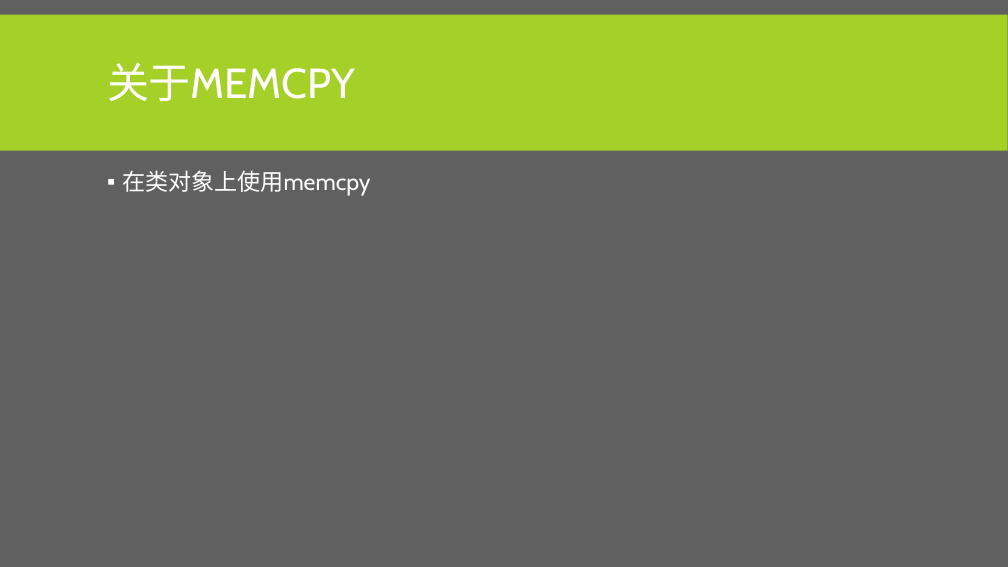
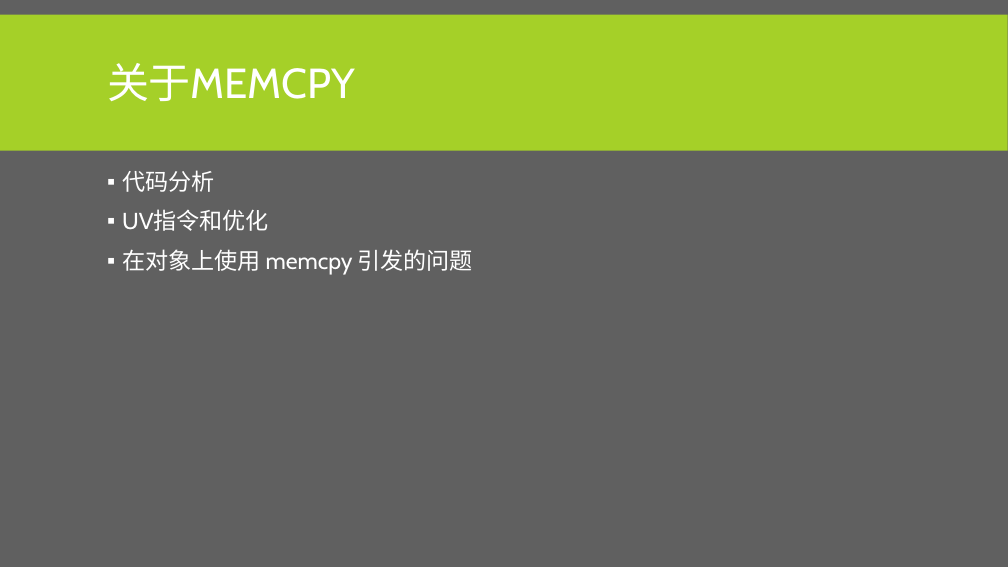
Before and after one commit to albertclass/Lessons, a slide deck: slide 34 of advance c++/courseware.pptx. Drawn at 1008x567 pixels with LibreOffice and Linux fonts; fonts in the diff are those of the drawing. Boxes give left, top, right and bottom in pixels: in the first picture for what was removed or moved away, otherwise in the second. Text is boxed around its words. In the diff, an @@ line names an element or a change of style, - is before the commit and + after.

```diff
--- a/advance c++/courseware.pptx
+++ b/advance c++/courseware.pptx
@@ text at (122, 170, 473, 275): text changed @@
-▪ 在类对象上使用memcpy
+▪ 代码分析
+▪ UV指令和优化
+▪ 在对象上使用 memcpy 引发的问题
```
Also in this commit, not shown: 4 slides added.
